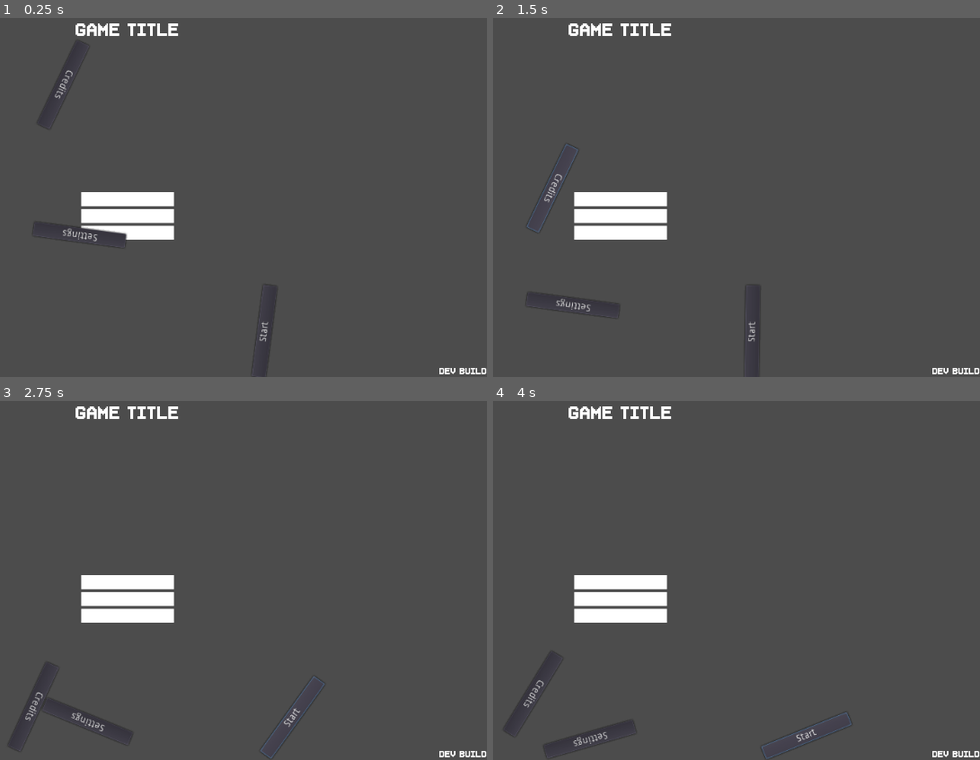
Above: before the commit, frames 1-4 (two rows, left to right).
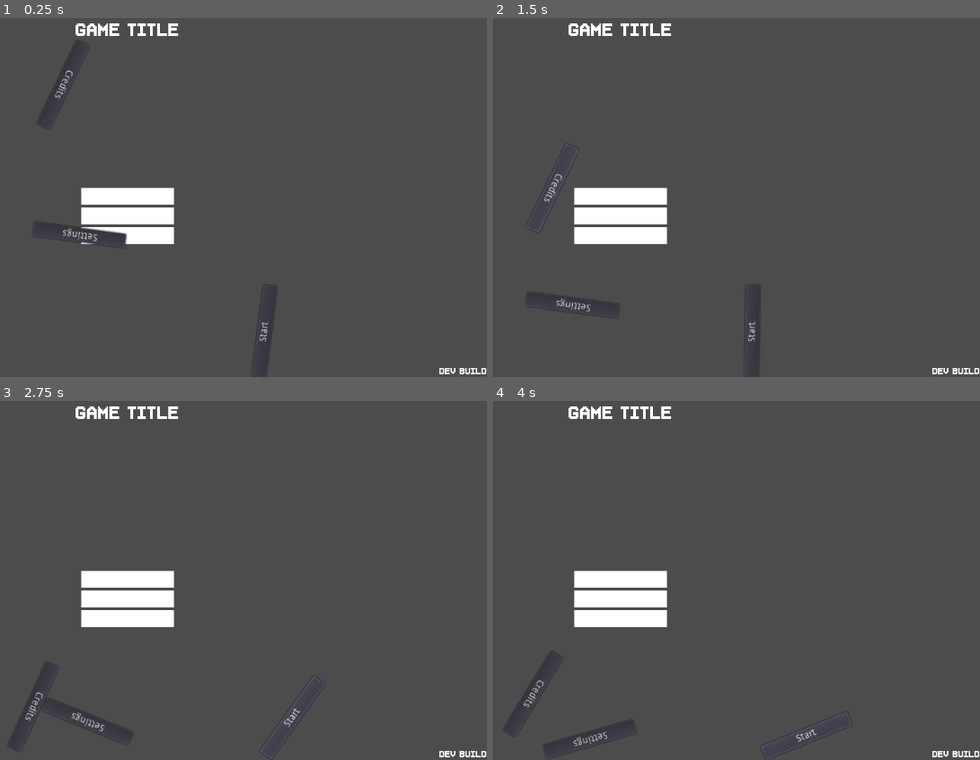
Above: after the commit, the same moments.

Repository: error-27/gmtk2023
Game: Godot game, scene res://scenes/StartScreen.tscn
The game is run twice, just before and just after one commit, with the same random seed, the same clock (stepped at 60 frames per second) and the same inputs.
Inputs:
- Up to frame 1 (0.25 s): no input
- Up to frame 2 (1.5 s): click "Settings" at 0.5 s; click "Credits" at 1.25 s
- Up to frame 3 (2.75 s): click "Start" at 2 s
- Up to frame 4 (4 s): click "Start" at 2.75 s; click "Start" at 3.5 s

The runs differ from the first frame. In frame 1, 0.8% of the frame differs, in the area x 16-36%, y 47-63%; in frame 2, 0.9%; in frame 3, 0.9%; in frame 4, 0.9%.

Commit message:
Menu theminig

Diff:
--- a/assets/MenuTheme.tres
+++ b/assets/MenuTheme.tres
@@ -1,6 +1,37 @@
-[gd_resource type="Theme" load_steps=4 format=2]
+[gd_resource type="Theme" load_steps=8 format=2]
 
 [ext_resource path="res://assets/superstar_memesbruh03.ttf" type="DynamicFontData" id=1]
+
+[sub_resource type="StyleBoxFlat" id=6]
+bg_color = Color( 0, 0, 0, 1 )
+border_width_left = 4
+border_width_top = 4
+border_width_right = 4
+border_width_bottom = 4
+border_color = Color( 1, 1, 1, 1 )
+
+[sub_resource type="StyleBoxFlat" id=4]
+bg_color = Color( 0, 0, 0, 1 )
+border_width_left = 4
+border_width_top = 4
+border_width_right = 4
+border_width_bottom = 4
+
+[sub_resource type="StyleBoxFlat" id=5]
+bg_color = Color( 0, 0, 0, 1 )
+border_width_left = 4
+border_width_top = 4
+border_width_right = 4
+border_width_bottom = 4
+border_color = Color( 0.705882, 1, 0.411765, 1 )
+
+[sub_resource type="StyleBoxFlat" id=3]
+bg_color = Color( 0, 0, 0, 1 )
+border_width_left = 4
+border_width_top = 4
+border_width_right = 4
+border_width_bottom = 4
+border_color = Color( 1, 0.372549, 0.372549, 1 )
 
 [sub_resource type="DynamicFont" id=1]
 size = 32
@@ -11,5 +42,9 @@
 
 [resource]
 default_font = SubResource( 2 )
+Button/styles/hover = SubResource( 6 )
+Button/styles/normal = SubResource( 4 )
+Button/styles/pressed = SubResource( 5 )
+Panel/styles/panel = SubResource( 3 )
 TitleLabel/base_type = "Label"
 TitleLabel/fonts/font = SubResource( 1 )
--- a/scenes/StartScreen.tscn
+++ b/scenes/StartScreen.tscn
@@ -56,72 +56,72 @@
 anchor_right = 0.5
 anchor_bottom = 0.5
 margin_left = -66.0
+margin_top = 30.0
+margin_right = 66.0
+margin_bottom = 110.0
+grow_vertical = 2
+
+[node name="Start" type="ColorRect" parent="ButtonHints"]
+margin_right = 132.0
+margin_bottom = 24.0
+size_flags_vertical = 3
+
+[node name="Start" type="Area2D" parent="ButtonHints/Start"]
+position = Vector2( 64, 10 )
+
+[node name="CollisionShape2D" type="CollisionShape2D" parent="ButtonHints/Start/Start"]
+shape = SubResource( 7 )
+
+[node name="Credits" type="ColorRect" parent="ButtonHints"]
+margin_top = 28.0
+margin_right = 132.0
+margin_bottom = 52.0
+size_flags_vertical = 3
+
+[node name="Credits" type="Area2D" parent="ButtonHints/Credits"]
+position = Vector2( 64, 10 )
+
+[node name="CollisionShape2D" type="CollisionShape2D" parent="ButtonHints/Credits/Credits"]
+shape = SubResource( 7 )
+
+[node name="Settings" type="ColorRect" parent="ButtonHints"]
+margin_top = 56.0
+margin_right = 132.0
+margin_bottom = 80.0
+size_flags_vertical = 3
+
+[node name="Settings" type="Area2D" parent="ButtonHints/Settings"]
+position = Vector2( 64, 10 )
+
+[node name="CollisionShape2D" type="CollisionShape2D" parent="ButtonHints/Settings/Settings"]
+shape = SubResource( 7 )
+
+[node name="Buttons" type="VBoxContainer" parent="."]
+anchor_left = 0.5
+anchor_top = 0.5
+anchor_right = 0.5
+anchor_bottom = 0.5
+margin_left = -66.0
 margin_top = 36.0
 margin_right = 66.0
 margin_bottom = 104.0
 grow_vertical = 2
 
-[node name="Start" type="ColorRect" parent="ButtonHints"]
-margin_right = 132.0
-margin_bottom = 20.0
-size_flags_vertical = 3
-
-[node name="Start" type="Area2D" parent="ButtonHints/Start"]
-position = Vector2( 64, 10 )
-
-[node name="CollisionShape2D" type="CollisionShape2D" parent="ButtonHints/Start/Start"]
-shape = SubResource( 7 )
-
-[node name="Credits" type="ColorRect" parent="ButtonHints"]
-margin_top = 24.0
-margin_right = 132.0
-margin_bottom = 44.0
-size_flags_vertical = 3
-
-[node name="Credits" type="Area2D" parent="ButtonHints/Credits"]
-position = Vector2( 64, 10 )
-
-[node name="CollisionShape2D" type="CollisionShape2D" parent="ButtonHints/Credits/Credits"]
-shape = SubResource( 7 )
-
-[node name="Settings" type="ColorRect" parent="ButtonHints"]
-margin_top = 48.0
-margin_right = 132.0
-margin_bottom = 68.0
-size_flags_vertical = 3
-
-[node name="Settings" type="Area2D" parent="ButtonHints/Settings"]
-position = Vector2( 64, 10 )
-
-[node name="CollisionShape2D" type="CollisionShape2D" parent="ButtonHints/Settings/Settings"]
-shape = SubResource( 7 )
-
-[node name="Buttons" type="VBoxContainer" parent="."]
-anchor_left = 0.5
-anchor_top = 0.5
-anchor_right = 0.5
-anchor_bottom = 0.5
-margin_left = -66.0
-margin_top = 36.0
-margin_right = 66.0
-margin_bottom = 104.0
-grow_vertical = 2
-
 [node name="StartButton" type="Button" parent="Buttons"]
 margin_right = 132.0
-margin_bottom = 22.0
+margin_bottom = 24.0
 text = "Start"
 
 [node name="CreditsButton" type="Button" parent="Buttons"]
-margin_top = 26.0
-margin_right = 132.0
-margin_bottom = 48.0
+margin_top = 28.0
+margin_right = 132.0
+margin_bottom = 52.0
 text = "Credits"
 
 [node name="SettingsButton" type="Button" parent="Buttons"]
-margin_top = 52.0
-margin_right = 132.0
-margin_bottom = 74.0
+margin_top = 56.0
+margin_right = 132.0
+margin_bottom = 80.0
 text = "Settings"
 
 [node name="FakeButtons" type="Node2D" parent="."]
--- a/scenes/objects/HoverPlatform.tscn
+++ b/scenes/objects/HoverPlatform.tscn
@@ -25,7 +25,6 @@
 }
 
 [node name="Platform" type="KinematicBody2D"]
-position = Vector2( 402, 231 )
 input_pickable = true
 script = ExtResource( 2 )
 horizontal = false
@@ -67,28 +66,30 @@
 [node name="VBoxContainer" type="VBoxContainer" parent="Panel"]
 anchor_right = 1.0
 anchor_bottom = 1.0
+margin_left = 4.0
 margin_top = 26.0
+margin_right = -4.0
 
 [node name="Horizontal" type="CheckBox" parent="Panel/VBoxContainer"]
-margin_right = 159.0
+margin_right = 151.0
 margin_bottom = 24.0
 text = "Horizontal"
 
 [node name="Vertical" type="CheckBox" parent="Panel/VBoxContainer"]
 margin_top = 28.0
-margin_right = 159.0
+margin_right = 151.0
 margin_bottom = 52.0
 text = "Vertical"
 
 [node name="Reverse" type="CheckBox" parent="Panel/VBoxContainer"]
 margin_top = 56.0
-margin_right = 159.0
+margin_right = 151.0
 margin_bottom = 80.0
 text = "Reverse-Hzntl"
 
 [node name="Reverse2" type="CheckBox" parent="Panel/VBoxContainer"]
 margin_top = 84.0
-margin_right = 159.0
+margin_right = 151.0
 margin_bottom = 108.0
 text = "Reverse-Vtcl"
 
